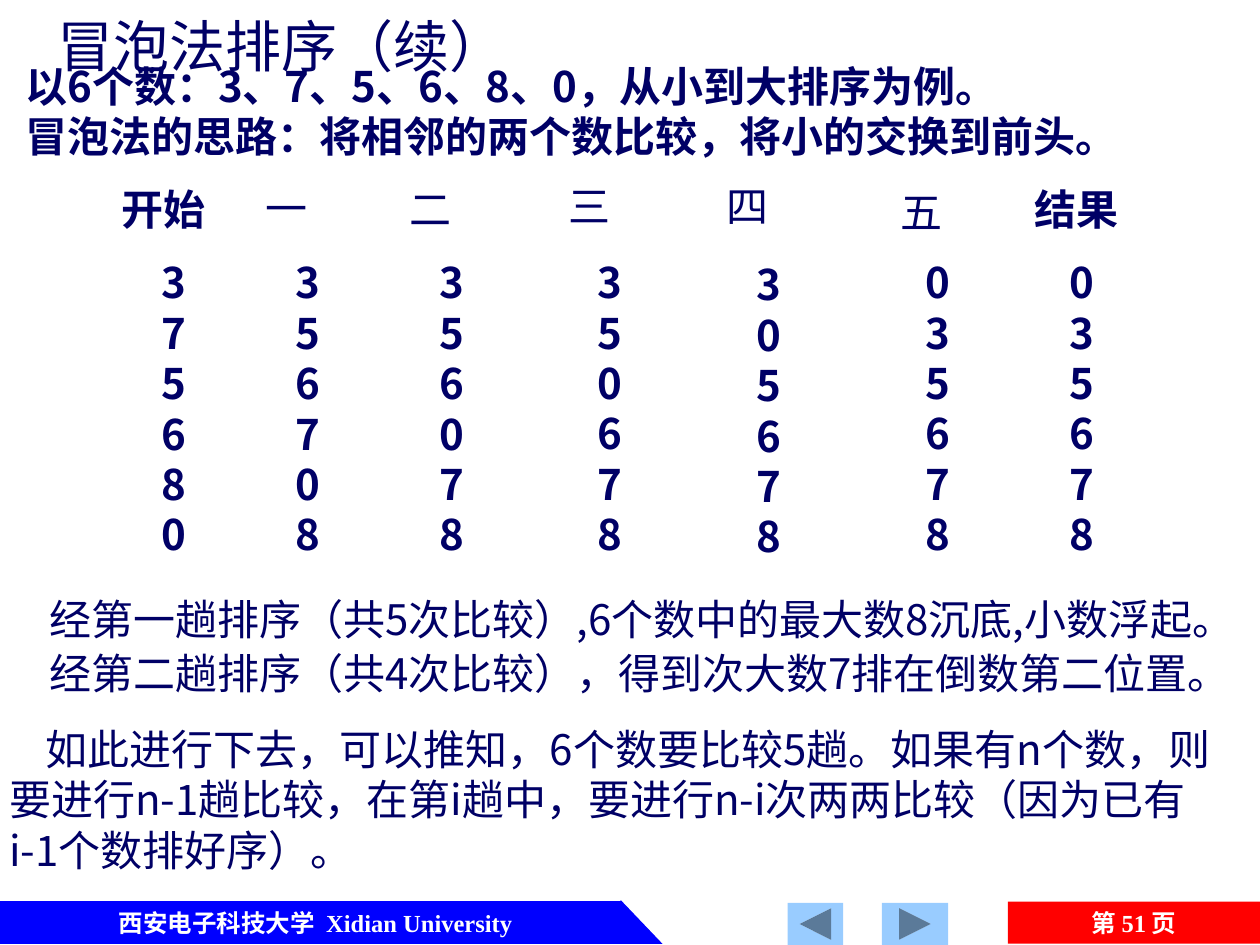
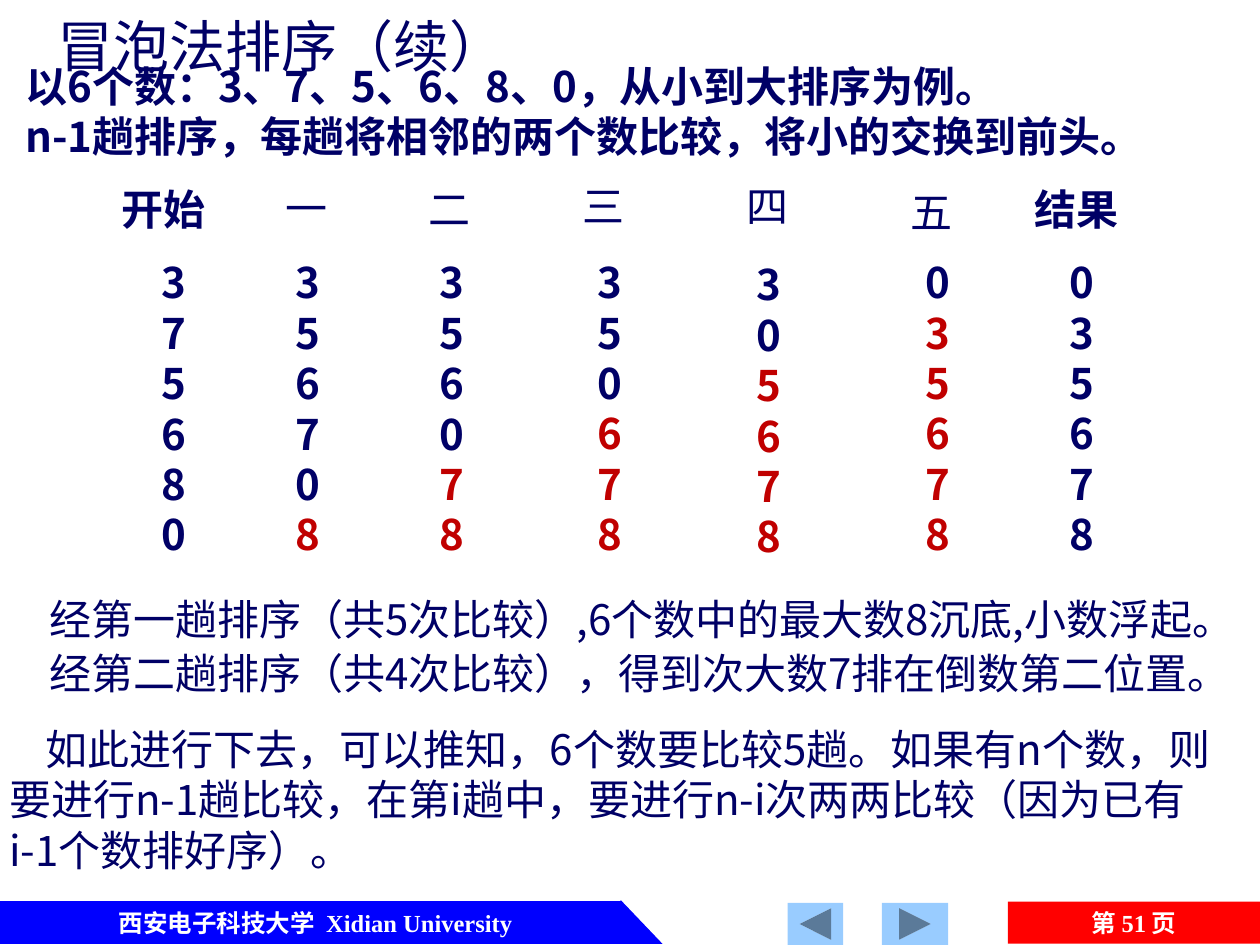
Before and after one commit to jtrfid/C-Repositories, a slide deck: slide 51 of 2016/C语言/课件/第6章 数组.pptx. Drawn at 1260x945 pixels with LibreOffice and Linux fonts; fonts in the diff are those of the drawing. Boxes give left, top, right and bottom in pixels: in the first picture for what was removed or moved away, otherwise in the second. Text is boxed around its words. In the diff, an @@ line names an element or a change of style, - is before the commit and + after.

```diff
--- a/2016/C语言/课件/第6章 数组.pptx
+++ b/2016/C语言/课件/第6章 数组.pptx
@@ text at [25, 60, 1142, 158]: text changed @@
-以6个数：3、7、5、6、8、0，从小到大排序为例。
-冒泡法的思路：将相邻的两个数比较，将小的交换到前头。
+以6个数：3、7、5、6、8、0，从小到大排序为例。
+n-1趟排序，每趟将相邻的两个数比较，将小的交换到前头。
@@ text "三": place and size @@
-text "三" at [568, 190, 610, 223]
+text "三" at [583, 190, 625, 223]
@@ 3 texts: place and size @@
-3 texts at [265, 190, 769, 224]
+3 texts at [285, 190, 789, 224]
@@ text "五": place and size @@
-text "五" at [901, 196, 943, 229]
+text "五" at [910, 196, 952, 229]
@@ text at [925, 317, 950, 551]: text colour #000066 to #C00000 in "3", "5", "6", "7" and 1 more places @@
@@ text at [756, 370, 781, 553]: text colour #000066 to #C00000 in "5", "6", "7", "8" @@
@@ text at [598, 417, 623, 551]: text colour #000066 to #C00000 in "6", "7", "8" @@
@@ text at [439, 469, 464, 551]: text colour #000066 to #C00000 in "7", "8" @@
@@ text at [295, 518, 320, 551]: text colour #000066 to #C00000 in "8" @@
```
Also in this commit, not shown: 8 other slides changed.
